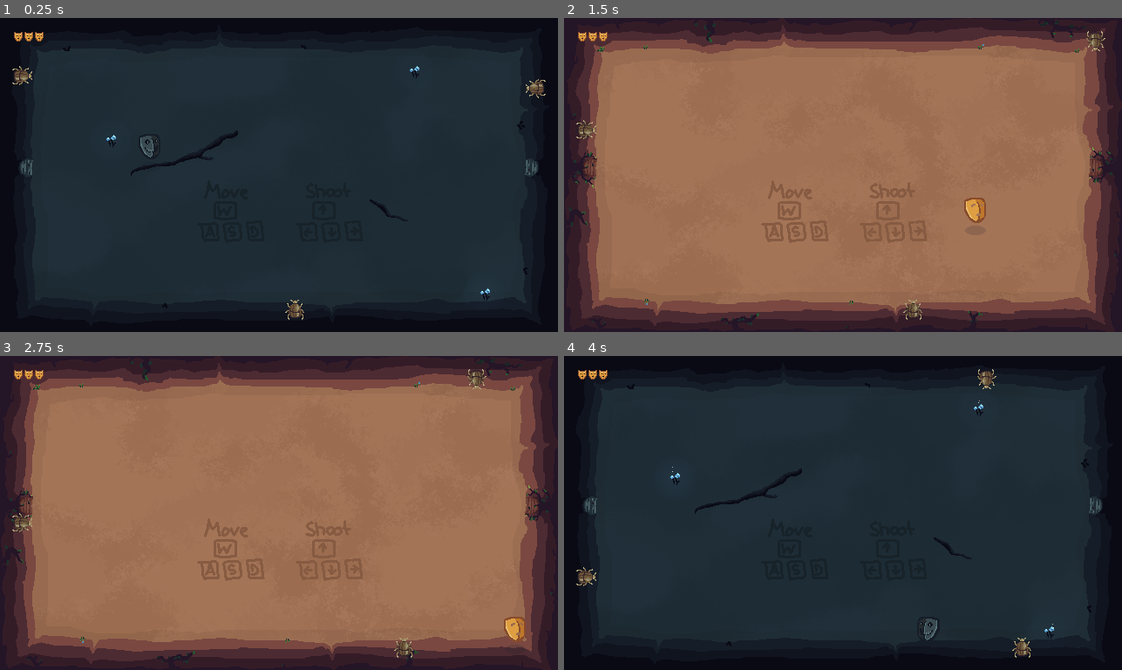
Above: before the commit, frames 1-4 (two rows, left to right).
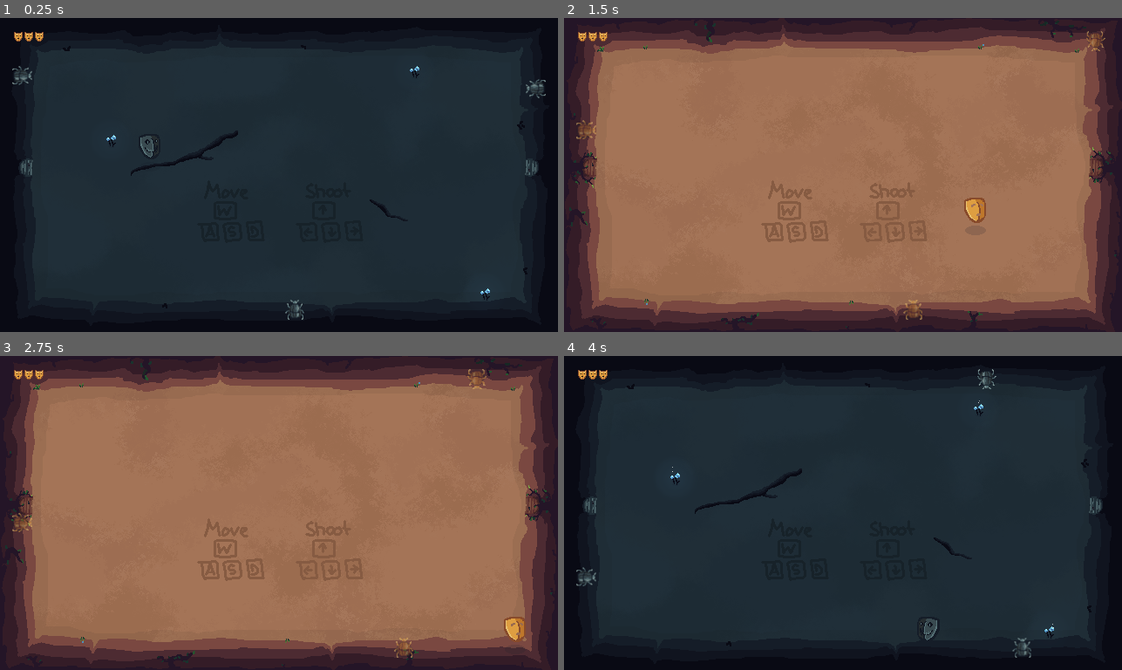
Above: after the commit, the same moments.

Repository: MarcelBlasius/Global-Game-Jam-2026
Game: Godot game, scene res://scenes/main_scene.tscn
Same seed, same stepped clock (60 frames per second), same inputs: the game is played once before the commit and once after it.
Inputs (mouse positions are in pixels of both pictures, inside the frame that each line leads up to):
- Up to frame 1 (0.25 s): no input
- Up to frame 2 (1.5 s): tap Enter at 0.5 s; move the mouse to (965, 159) at 0.52 s; hold D (right) 0.53-1.28 s; tap Shift at 0.6 s; click (965, 159) at 0.67 s; move the mouse to (731, 190) at 1.27 s; hold S (down) from 1.28 s (still down); tap Ctrl at 1.35 s
- Up to frame 3 (2.75 s): move the mouse to (334, 443) at 2.02 s; release S (down) at 2.03 s; hold D (right) from 2.03 s (still down); tap Shift at 2.1 s
- Up to frame 4 (4 s): move the mouse to (815, 575) at 2.77 s; release D (right) at 2.78 s; hold Up (shoot up) 2.78-3.53 s; tap Ctrl at 2.85 s; click (815, 575) at 2.92 s; move the mouse to (1010, 560) at 3.52 s; hold A (left) from 3.53 s (still down); tap Shift at 3.6 s

The runs differ from the first frame. In frame 1, 0.3% of the frame differs, in the area x 2-98%, y 15-97%; in frame 2, 0.2%; in frame 3, 0.3%; in frame 4, 0.4%, in the area x 2-84%, y 4-97%.
Error before the commit: Invalid assignment of property or key 'z_index' with value of type 'int' on a base object of type 'null instance'. (res://scripts/arrow_trap.gd:28)

Commit message:
fixed typo

Diff:
--- a/spectra/scenes/main_scene.tscn
+++ b/spectra/scenes/main_scene.tscn
@@ -8,7 +8,6 @@
 [ext_resource type="PackedScene" uid="uid://cvq60bc51xilo" path="res://scenes/player.tscn" id="6_4la4h"]
 [ext_resource type="PackedScene" uid="uid://cp8s52c5gtk3a" path="res://scenes/enemies/GreyBeetle.tscn" id="7_c1pb6"]
 [ext_resource type="AudioStream" uid="uid://dt0jv8scmnscu" path="res://ressources/dark_theme.mp3" id="7_c16ls"]
-[ext_resource type="PackedScene" uid="uid://cq3spk0xo0so8" path="res://scenes/enemies/enemy_two_worlds.tscn" id="8_18nlu"]
 [ext_resource type="PackedScene" uid="uid://dt2713sbc5xi5" path="res://scenes/silas/game_menu.tscn" id="8_18nlu"]
 [ext_resource type="PackedScene" uid="uid://d1yclyd20cb0r" path="res://scenes/silas/health_bar.tscn" id="10_6wevv"]
 
@@ -115,9 +114,3 @@
 stream = ExtResource("7_c16ls")
 autoplay = true
 parameters/looping = true
-
-[node name="GameMenu" parent="." unique_id=1060992188 instance=ExtResource("10_6wevv")]
-offset_left = 320.0
-offset_top = 180.0
-offset_right = 320.0
-offset_bottom = 180.0
--- a/spectra/scripts/arrow_trap.gd
+++ b/spectra/scripts/arrow_trap.gd
@@ -23,7 +23,7 @@
 	spriteParent1 = $World1Beetle
 	spriteParent2 = $World2Beetle
 	sprite1 = $World1Beetle/GoldBeetle
-	sprite2 = $World2Beetle/DarkBeaetle
+	sprite2 = $World2Beetle/DarkBeetle
 	sprite1.z_index = 1000
 	sprite2.z_index = 1000
 
